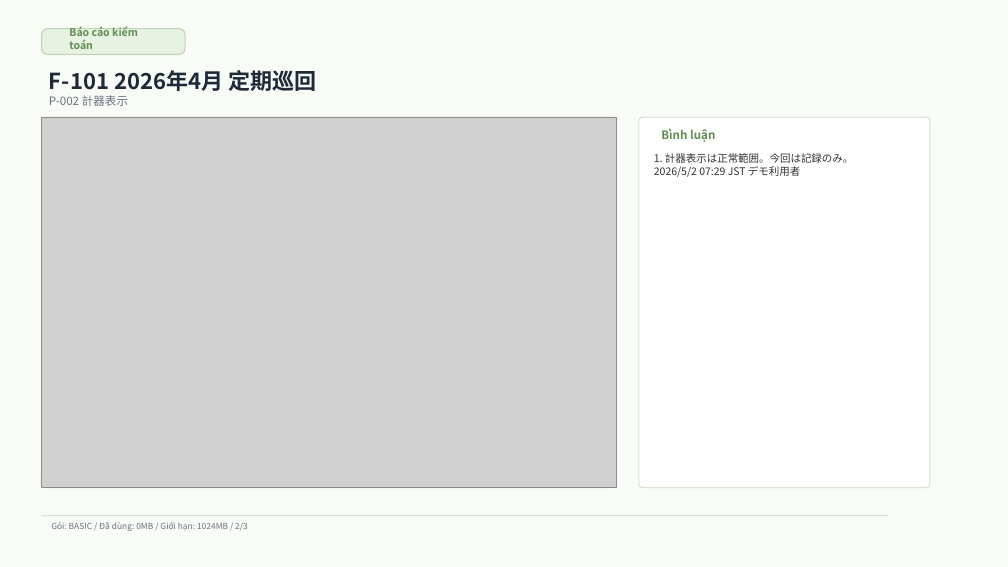
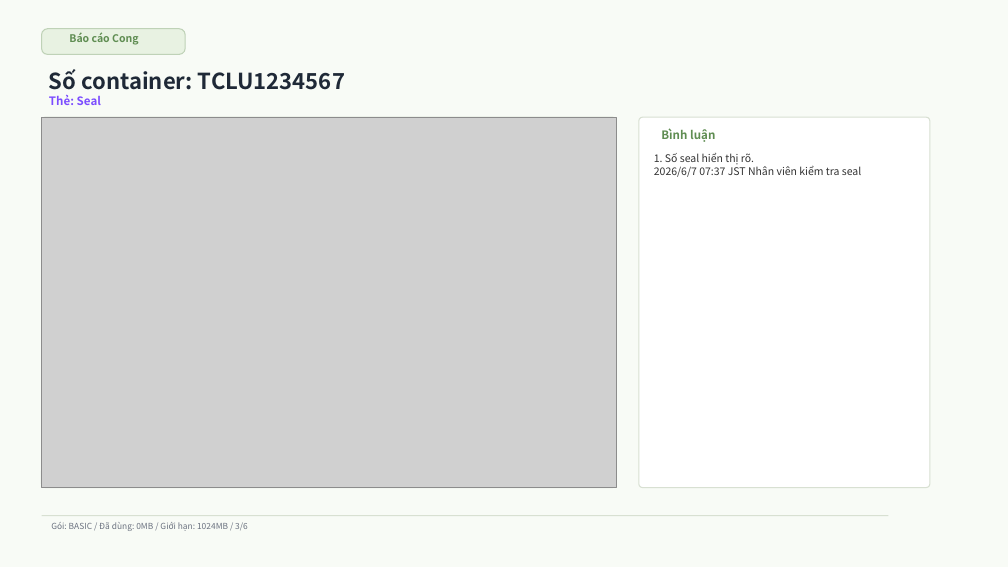
Before and after one commit to intK-bell/kansa, a slide deck: slide 3 of frontend/demo-assets/demo-export-light-sample-vi.pptx (slide 2 before the commit). Drawn at 1008x567 pixels with LibreOffice and Linux fonts; fonts in the diff are those of the drawing; grey boxes stand for pictures. Boxes give left, top, right and bottom in pixels: in the first picture for what was removed or moved away, otherwise in the second. Text is boxed around its words. In the diff, an @@ line names an element or a change of style, - is before the commit and + after.

Commit message:
multi-lang-cong

```diff
--- a/frontend/demo-assets/demo-export-light-sample-vi.pptx
+++ b/frontend/demo-assets/demo-export-light-sample-vi.pptx
@@ text at bbox=[69, 32, 138, 45]: text changed @@
-Báo cáo kiểm toán
+Báo cáo Cong
@@ text at bbox=[49, 69, 345, 90]: text changed @@
-F-101 2026年4月 定期巡回
+Số container: TCLU1234567
@@ text at bbox=[49, 95, 101, 105]: text changed; text colour #6B7280 to #7C4DFF; bold on @@
-P-002 計器表示
+Thẻ: Seal
@@ text at bbox=[654, 153, 861, 177]: text changed @@
-1. 計器表示は正常範囲。今回は記録のみ。
-2026/5/2 07:29 JST デモ利用者
+1. Số seal hiển thị rõ.
+2026/6/7 07:37 JST Nhân viên kiểm tra seal
```
Also in this commit, not shown: 2 other slides changed, 3 slides added, 19 other files.
